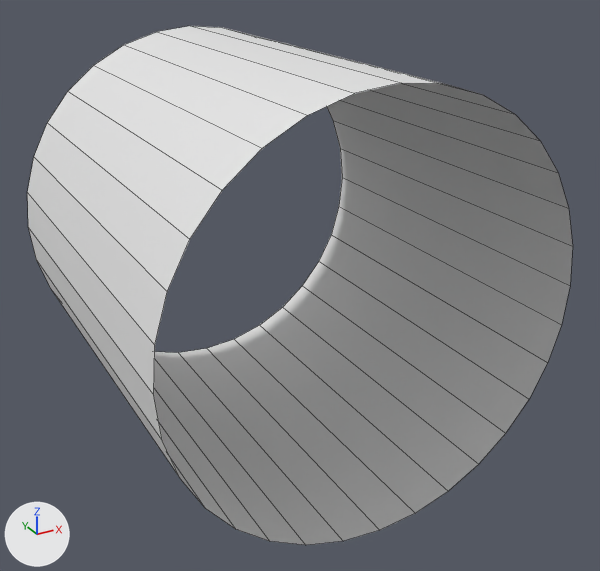
An edit to the Blender file Assets/Models/bounds_middle.blend, drawn before and after from the same camera.
Before and after are seen from a 50 mm camera at (-1.77, -3.47, 1.53) aimed at (0.08, -0.11, -0.14). Arrows for +X, +Y and +Z are at lower left; the lights stay in place. Mesh edges are drawn as thin lines.

The scene before the commit, as lines of its bpy script (objects in view):
```python
me_cylinder = bpy.data.meshes.new('Cylinder')
me_cylinder.from_pydata(...)  # 64 vertices, 32 faces; spans x -1.0..1.0, y -1.0..1.0, z -1.0..1.0
ob_cylinder = bpy.data.objects.new('Cylinder', me_cylinder)
ob_cylinder.location = (0.0, 0.0, 0.0)
ob_cylinder.rotation_euler = (1.571, 0.0, 0.0)  # degrees (90, 0, 0)
```
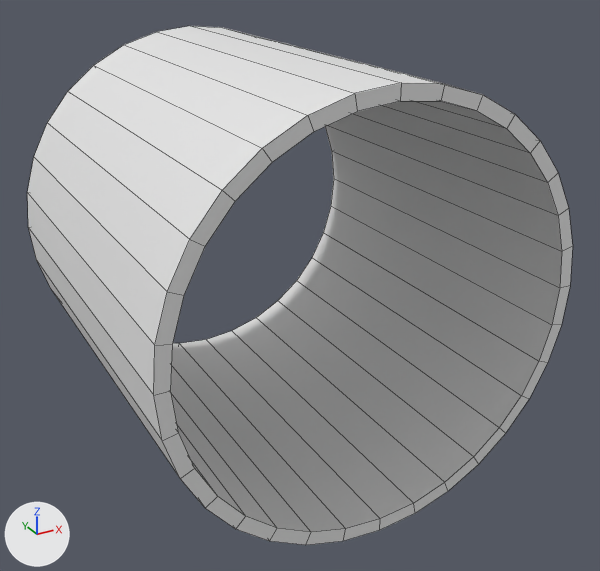
Where the change shows, as pixel boxes (x1, y1, x2, y2) in the pictures (600 x 571 px):
part 1 of me_cylinder, added
    after: (154, 83, 573, 545)

Patch to the scene script:
```diff
--- a/Assets/Models/bounds_middle.blend.py
+++ b/Assets/Models/bounds_middle.blend.py
@@ me_cylinder @@
 # used by ob_cylinder; location = (0.0, 0.0, 0.0); rotation_euler = (1.571, 0.0, 0.0), in degrees (90, 0, 0)
-me_cylinder.from_pydata(...)  # 64 vertices, 32 faces; spans x -1.0..1.0, y -1.0..1.0, z -1.0..1.0
+me_cylinder.from_pydata(...)  # 128 vertices, 128 faces; spans x -1.0..1.0, y -1.0..1.0, z -1.0..1.0
+# me_cylinder part 1
+# 48 vertices are added at x -0.94..0.94, y -0.94..0.94, z -1.0..1.0
+# 16 new vertices lie (0.0, 0.0, 2.0) away from vertices in x -0.94..0.94, y -0.94..0.94, z -1.0
+# 96 new faces join them
```
